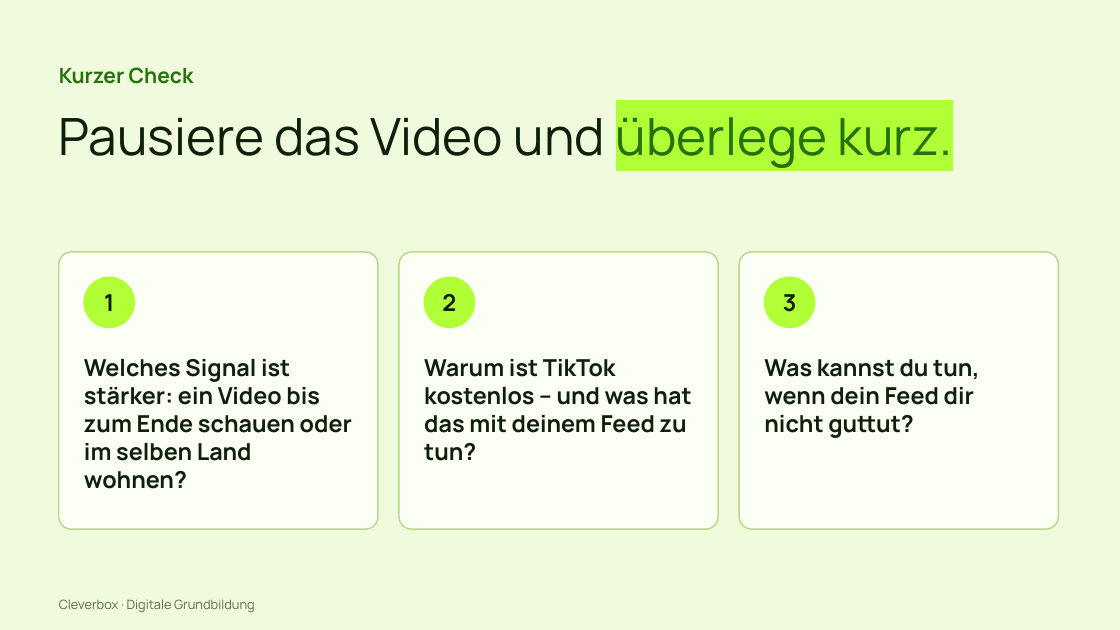
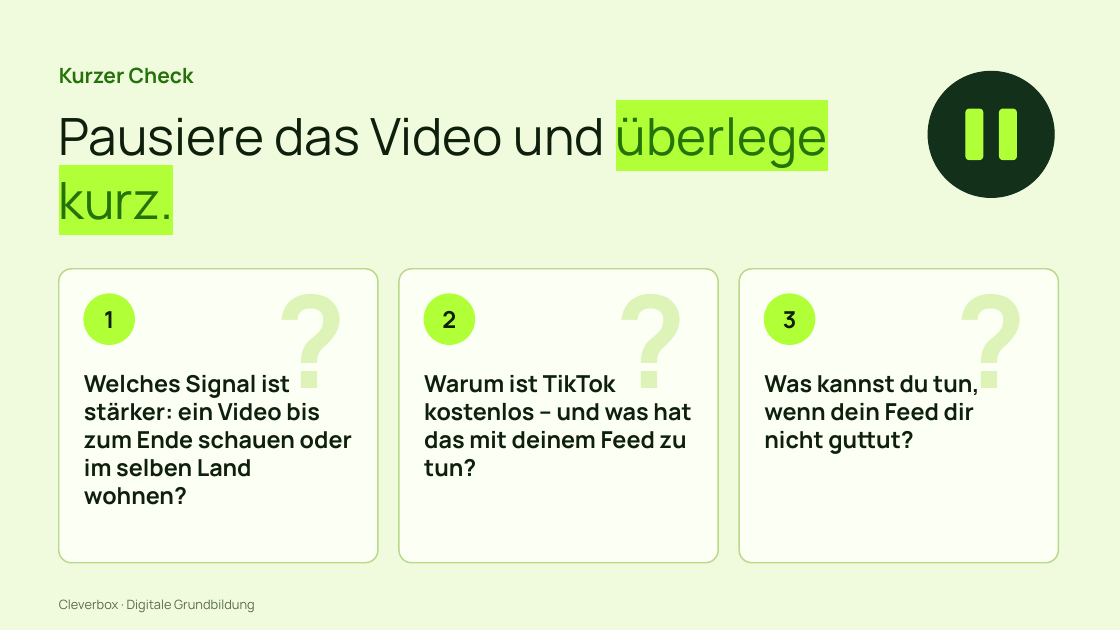
Before and after one commit to arminheske/claudecloud, a slide deck: slide 15 of videoslides/cleverbox-tiktok-slides.pptx. Drawn at 1120x630 pixels with LibreOffice and Linux fonts; fonts in the diff are those of the drawing. Boxes give left, top, right and bottom in pixels: in the first picture for what was removed or moved away, otherwise in the second. Text is boxed around its words. In the diff, an @@ line names an element or a change of style, - is before the commit and + after.

```diff
--- a/videoslides/cleverbox-tiktok-slides.pptx
+++ b/videoslides/cleverbox-tiktok-slides.pptx
@@ ellipse added at (928, 71, 1054, 197), fill #12301A, outline #12301A 1 pt @@
@@ text "Pausiere das Video und überlege ..." rewrapped from (59, 117, 953, 168) to (59, 117, 828, 233) @@
@@ rounded rectangle added at (966, 109, 983, 160), fill #B1FF37, outline #B1FF37 1 pt @@
@@ rounded rectangle added at (1000, 109, 1017, 160), fill #B1FF37, outline #B1FF37 1 pt @@
@@ rounded rectangle: place and size @@
-rounded rectangle at (59, 252, 378, 529)
+rounded rectangle at (59, 269, 378, 563)
@@ text added at (252, 260, 370, 420), 110 pt, text #DDF3B8, bold @@
+?
@@ rounded rectangle: place and size @@
-rounded rectangle at (739, 252, 1059, 529)
+rounded rectangle at (399, 269, 718, 563)
@@ text added at (592, 260, 710, 420), 110 pt, text #DDF3B8, bold @@
+?
@@ proportions changed in 3 elements at (399, 269, 718, 563), (59, 269, 378, 563), (739, 269, 1059, 563) @@
@@ rounded rectangle: place and size @@
-rounded rectangle at (399, 252, 718, 529)
+rounded rectangle at (739, 269, 1059, 563)
@@ text added at (933, 260, 1050, 420), 110 pt, text #DDF3B8, bold @@
+?
@@ ellipse: place and size @@
-ellipse at (424, 277, 475, 328)
+ellipse at (84, 294, 134, 344)
@@ ellipse: place and size @@
-ellipse at (84, 277, 134, 328)
+ellipse at (424, 294, 475, 344)
@@ 3 texts, 1 ellipse: place and size @@
-3 texts, 1 ellipse at (104, 277, 815, 328)
+3 texts, 1 ellipse at (104, 294, 815, 344)
@@ text "Welches Signal ist stärker: ein ...": place and size @@
-text "Welches Signal ist stärker: ein ..." at (84, 359, 352, 489)
+text "Welches Signal ist stärker: ein ..." at (84, 375, 352, 505)
@@ text "Warum ist TikTok kostenlos – ...": place and size @@
-text "Warum ist TikTok kostenlos – ..." at (424, 359, 691, 461)
+text "Warum ist TikTok kostenlos – ..." at (424, 375, 691, 477)
@@ text "Was kannst du tun, wenn ...": place and size @@
-text "Was kannst du tun, wenn ..." at (764, 359, 979, 438)
+text "Was kannst du tun, wenn ..." at (764, 375, 979, 454)
```
Also in this commit, not shown: 15 other slides changed.
